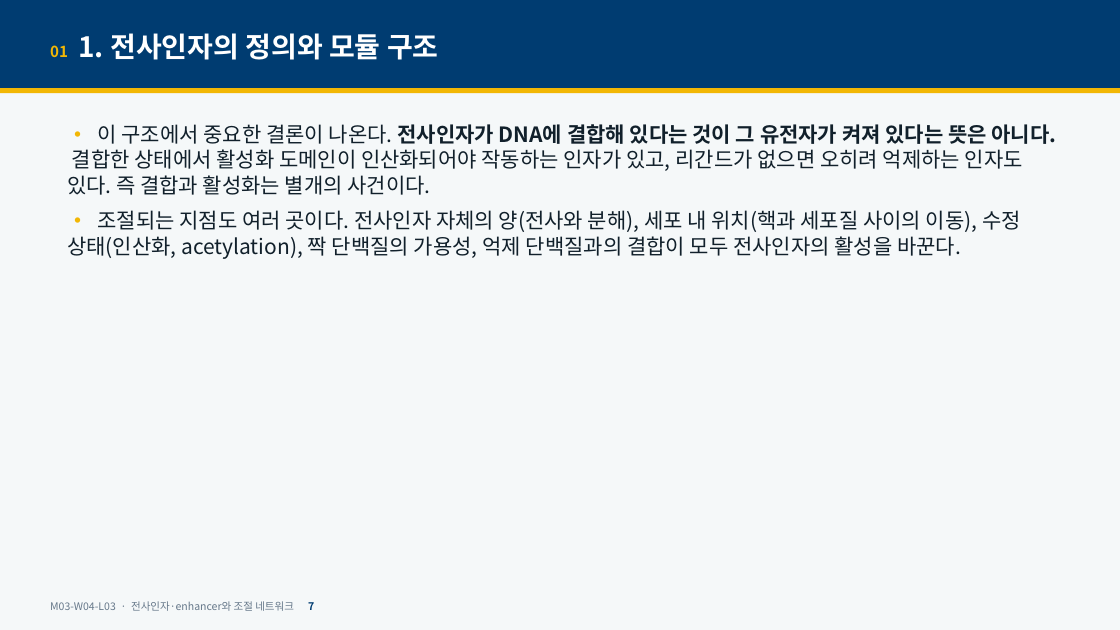
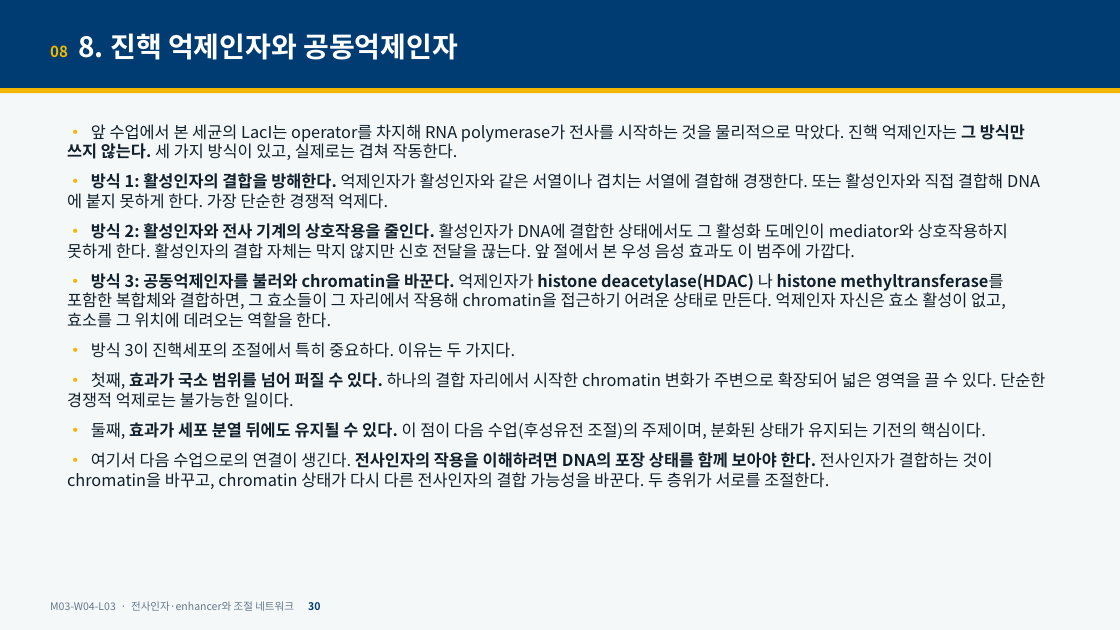
Before and after one commit to hoperiasd2/hoperiasd2.github.io, a slide deck: slide 30 of curriculum/M03/W04/L03/slides.pptx (slide 7 before the commit). Drawn at 1120x630 pixels with LibreOffice and Linux fonts; fonts in the diff are those of the drawing. Boxes give left, top, right and bottom in pixels: in the first picture for what was removed or moved away, otherwise in the second. Text is boxed around its words. In the diff, an @@ line names an element or a change of style, - is before the commit and + after.

```diff
--- a/curriculum/M03/W04/L03/slides.pptx
+++ b/curriculum/M03/W04/L03/slides.pptx
@@ text at bbox=[50, 33, 458, 60]: text changed @@
-01 1. 전사인자의 정의와 모듈 구조
+08 8. 진핵 억제인자와 공동억제인자
@@ text at bbox=[67, 124, 1045, 489]: text changed; size 18 to 14 pt @@
-• 이 구조에서 중요한 결론이 나온다. 전사인자가 DNA에 결합해 있다는 것이 그 유전자가 켜져 있다는 뜻은 아니다. 결합한 상태에서 활성화 도메인이 인산화되어야 작동하는 인자가 있고, 리간드가 없으면 오히려 억제하는 인자도 있다. 즉 결합과 활성화는 별개의 사건이다.
-• 조절되는 지점도 여러 곳이다. 전사인자 자체의 양(전사와 분해), 세포 내 위치(핵과 세포질 사이의 이동), 수정 상태(인산화, acetylation), 짝 단백질의 가용성, 억제 단백질과의 결합이 모두 전사인자의 활성을 바꾼다.
+• 앞 수업에서 본 세균의 LacI는 operator를 차지해 RNA polymerase가 전사를 시작하는 것을 물리적으로 막았다. 진핵 억제인자는 그 방식만 쓰지 않는다. 세 가지 방식이 있고, 실제로는 겹쳐 작동한다.
+• 방식 1: 활성인자의 결합을 방해한다. 억제인자가 활성인자와 같은 서열이나 겹치는 서열에 결합해 경쟁한다. 또는 활성인자와 직접 결합해 DNA에 붙지 못하게 한다. 가장 단순한 경쟁적 억제다.
+• 방식 2: 활성인자와 전사 기계의 상호작용을 줄인다. 활성인자가 DNA에 결합한 상태에서도 그 활성화 도메인이 mediator와 상호작용하지 못하게 한다. 활성인자의 결합 자체는 막지 않지만 신호 전달을 끊는다. 앞 절에서 본 우성 음성 효과도 이 범주에 가깝다.
+• 방식 3: 공동억제인자를 불러와 chromatin을 바꾼다. 억제인자가 histone deacetylase(HDAC) 나 histone methyltransferase를 포함한 복합체와 결합하면, 그 효소들이 그 자리에서 작용해 chromatin을 접근하기 어려운 상태로 만든다. 억제인자 자신은 효소 활성이 없고, 효소를 그 위치에 데려오는 역할을 한다.
+• 방식 3이 진핵세포의 조절에서 특히 중요하다. 이유는 두 가지다.
+• 첫째, 효과가 국소 범위를 넘어 퍼질 수 있다. 하나의 결합 자리에서 시작한 chromatin 변화가 주변으로 확장되어 넓은 영역을 끌 수 있다. 단순한 경쟁적 억제로는 불가능한 일이다.
+• 둘째, 효과가 세포 분열 뒤에도 유지될 수 있다. 이 점이 다음 수업(후성유전 조절)의 주제이며, 분화된 상태가 유지되는 기전의 핵심이다.
+• 여기서 다음 수업으로의 연결이 생긴다. 전사인자의 작용을 이해하려면 DNA의 포장 상태를 함께 보아야 한다. 전사인자가 결합하는 것이 chromatin을 바꾸고, chromatin 상태가 다시 다른 전사인자의 결합 가능성을 바꾼다. 두 층위가 서로를 조절한다.
@@ text at bbox=[50, 601, 320, 611]: text changed @@
-M03-W04-L03 · 전사인자·enhancer와 조절 네트워크 7
+M03-W04-L03 · 전사인자·enhancer와 조절 네트워크 30
```
Also in this commit, not shown: 38 other slides changed, 12 slides added, 5 slides removed, 17 other files.
